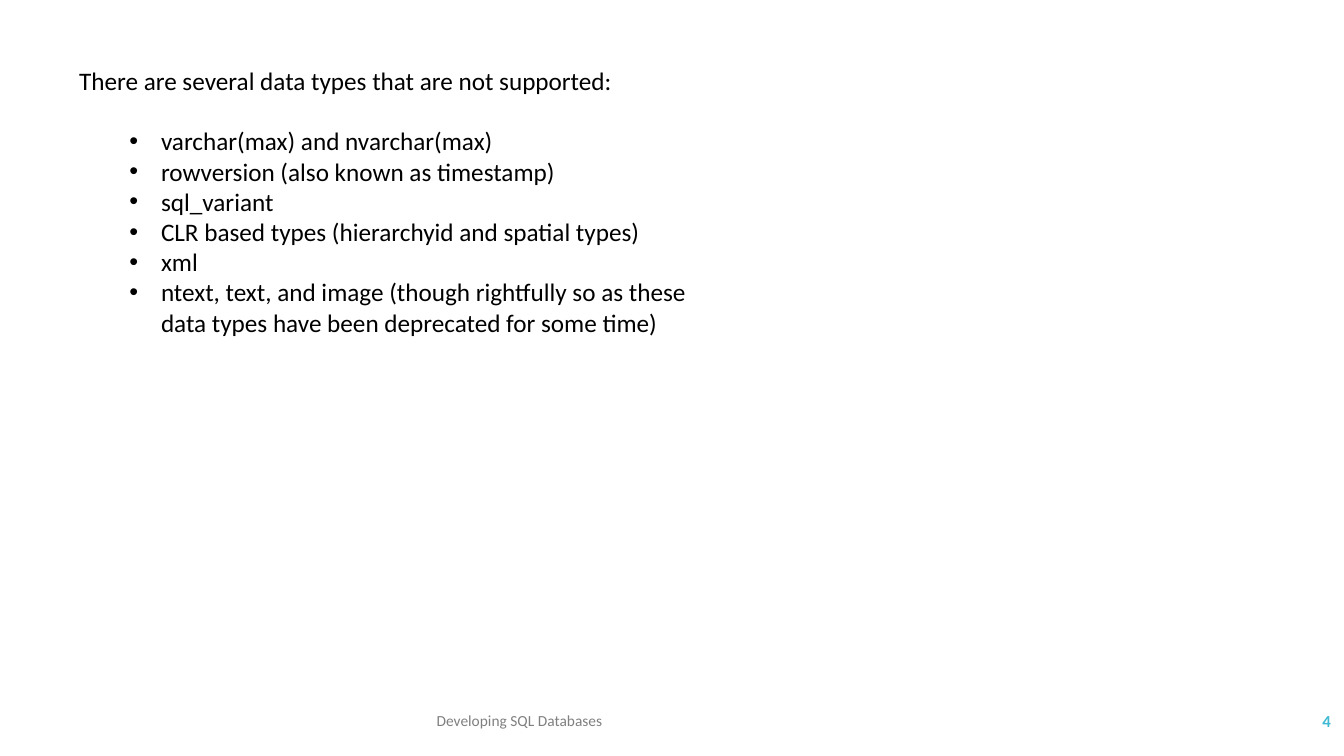
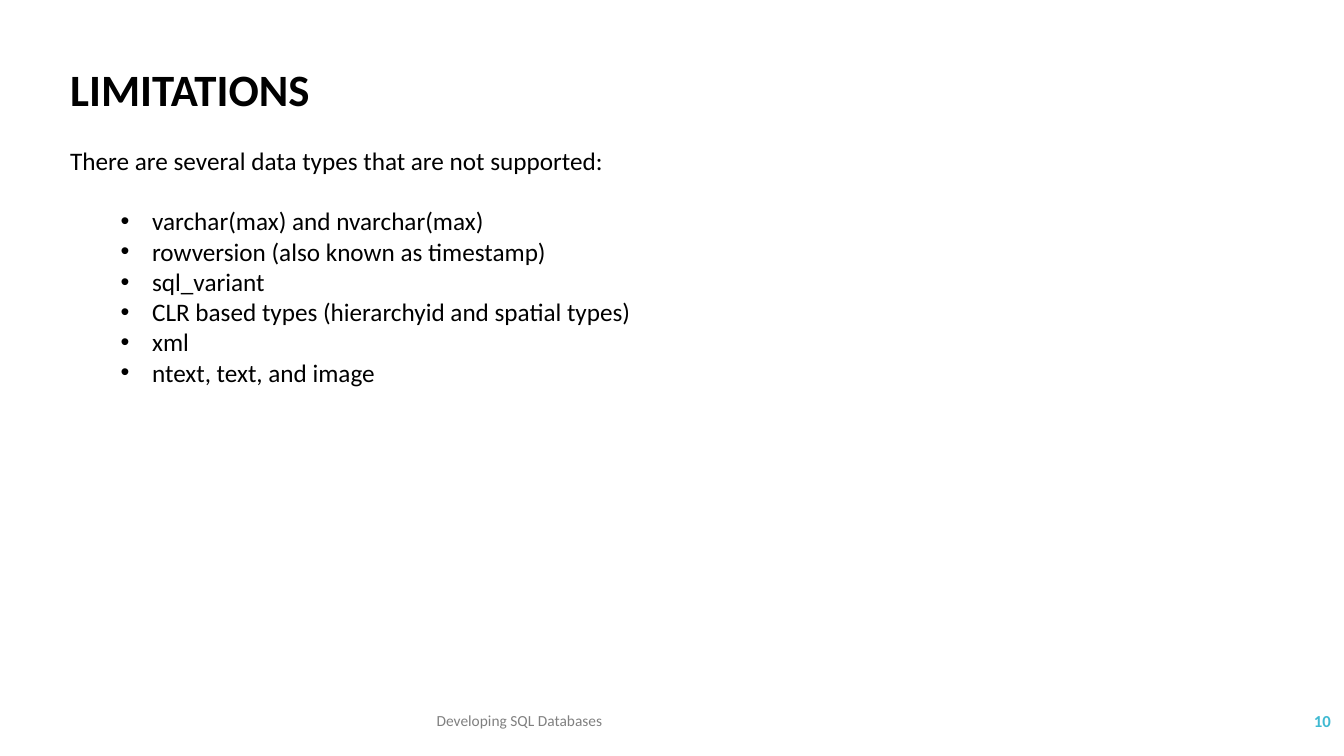
Before and after one commit to TKostyrka/70762DevSQLDB, a slide deck: slide 10 of DEVSQL_05_ColumnStoreIndex/DEVSQL_05_Columnstore.pptx (slide 4 before the commit). Drawn at 1344x756 pixels with LibreOffice and Linux fonts; fonts in the diff are those of the drawing. Boxes give left, top, right and bottom in pixels: in the first picture for what was removed or moved away, otherwise in the second. Text is boxed around its words. In the diff, an @@ line names an element or a change of style, - is before the commit and + after.

```diff
--- a/DEVSQL_05_ColumnStoreIndex/DEVSQL_05_Columnstore.pptx
+++ b/DEVSQL_05_ColumnStoreIndex/DEVSQL_05_Columnstore.pptx
@@ text "LIMITATIONS": place and size @@
-text "LIMITATIONS" at <box>79,72,686,336</box>
+text "LIMITATIONS" at <box>70,76,630,387</box>
@@ text at <box>70,76,309,107</box>: paragraph added @@
+LIMITATIONS
@@ text at <box>152,364,375,387</box>: text changed @@
-  • ntext, text, and image (though rightfully so as these data types have been deprecated for some time)
+  • ntext, text, and image
@@ page number at <box>1314,716,1331,727</box>: text changed @@
-4
+10
```
Also in this commit, not shown: 7 other slides changed, 3 slides added, 1 slide removed, 12 other files.
